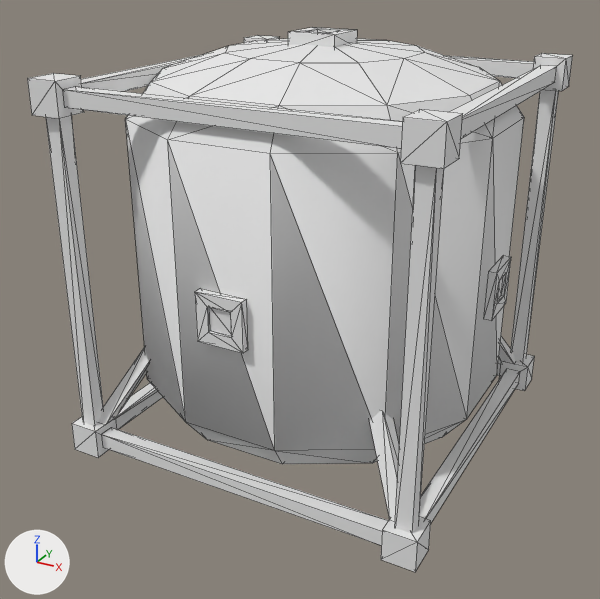
A saved change to the OBJ model src/main/resources/assets/hbm/models/radtank.obj.
One viewpoint serves both versions: a 50 mm camera at (2.93, -5.69, 3.9) aimed at (-0.06, -0.26, 1.18). Arrows for +X, +Y and +Z are at lower left; the lights stay in place. Mesh edges are drawn as thin lines. Where no turn or scale is listed for an object, it has been applied to the vertices. Vertices at the same position are counted once.

In view in the first picture: 'Body', 'Frame'.
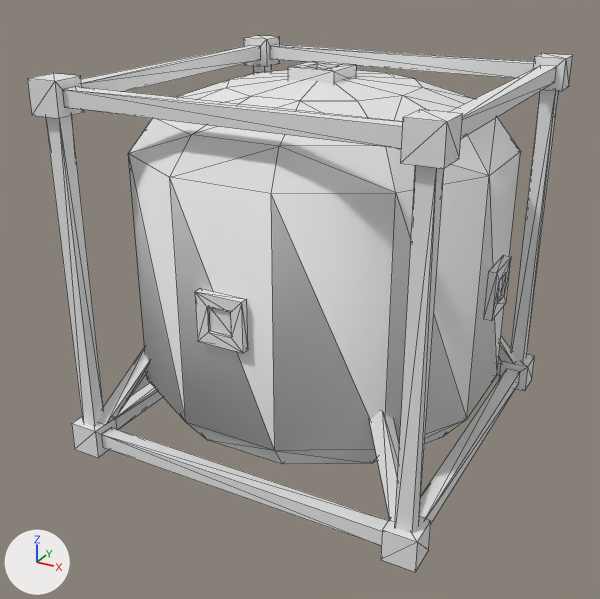
Scene script edits in JSON lines:
```json
{"block": "me_body", "where": "# used by ob_body; location = (0.0, 0.0, 0.0)"}
{"op": "remove", "block": "me_body", "code": "me_body.from_pydata(...)  # 268 vertices, 460 faces; spans x -1.5..1.5, y -1.5..1.5, z 0.0..3.25"}
{"op": "add", "block": "me_body", "code": "me_body.from_pydata(...)  # 268 vertices, 460 faces; spans x -1.5..1.5, y -1.5..1.5, z 0.0..3.0"}
{"block": "me_body", "change": "me_body part 1: the loose piece of 16 vertices spanning x -0.19..0.19, y -0.21..0.17, z 3.12..3.25 is moved by (0.0, 0.0, -0.25)"}
{"block": "me_body", "change": "me_body part 2: 38 of the vertices in x -1.44..1.44, y -1.44..1.44, z 2.69..3.19 are moved by (0.0, 0.0, -0.25)"}
```

What differs and where, as boxes (x1, y1, x2, y2) in the pictures (600 x 599 px; the box of a moved part takes in the faces that stretch with it):
```json
{"object": "Body", "change": "reshaped", "before": [72, 27, 534, 572], "after": [72, 61, 534, 572], "on screen": "6% shorter"}
{"part": 1, "of": "me_body", "change": "moved or reshaped", "before": [288, 27, 357, 48], "after": [288, 61, 356, 84]}
{"part": 2, "of": "me_body", "change": "moved or reshaped", "before": [125, 39, 524, 447], "after": [128, 70, 521, 447]}
```
